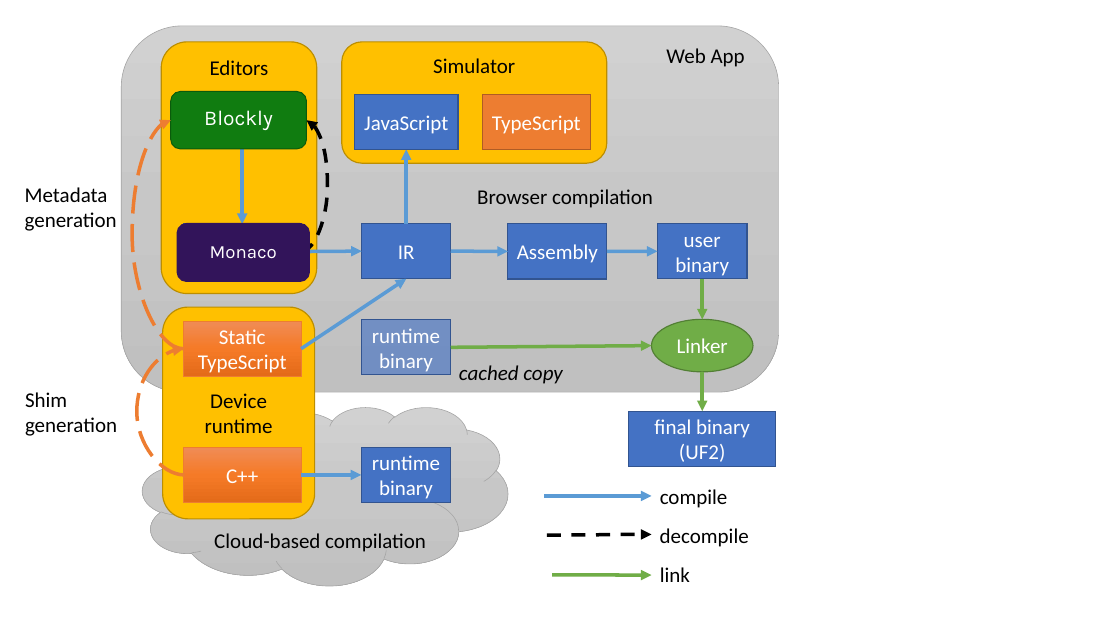
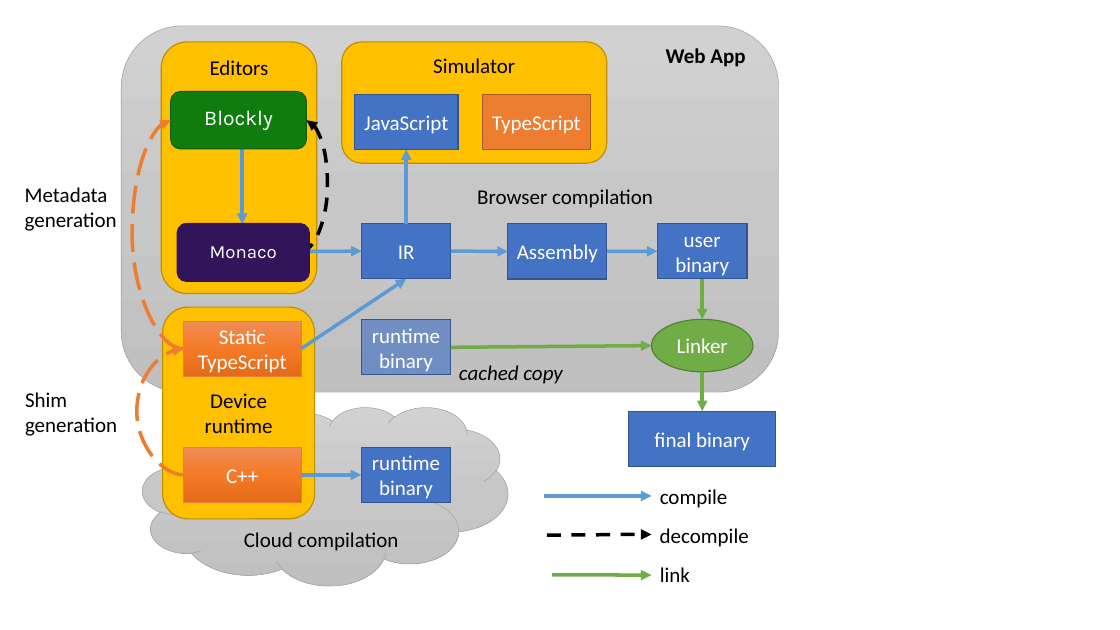
Before and after one commit to microsoft/pxt, a slide deck: slide 2 of papers/tr2017/diagrams.pptx. Drawn at 1120x630 pixels with LibreOffice and Linux fonts; fonts in the diff are those of the drawing. Boxes give left, top, right and bottom in pixels: in the first picture for what was removed or moved away, otherwise in the second. Text is boxed around its words. In the diff, an @@ line names an element or a change of style, - is before the commit and + after.

```diff
--- a/papers/tr2017/diagrams.pptx
+++ b/papers/tr2017/diagrams.pptx
@@ text "Web App" at [666,48,745,67]: bold on @@
@@ text in rectangle at [679,444,725,462]: paragraph removed @@
-(UF2)
@@ text at [244,532,399,551]: text changed @@
-Cloud-based compilation
+Cloud compilation
```
Also in this commit, not shown: 2 other files.
